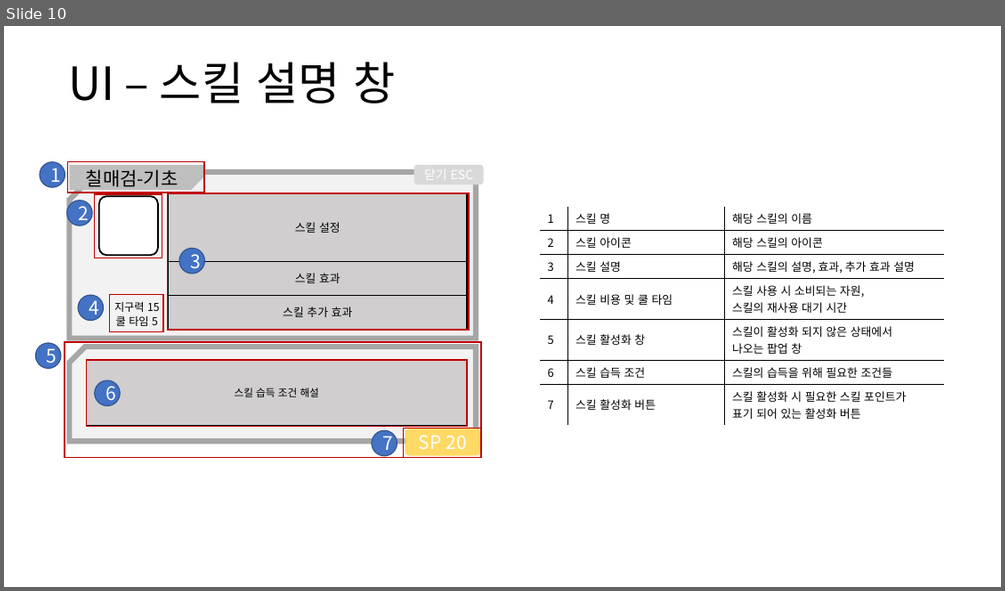
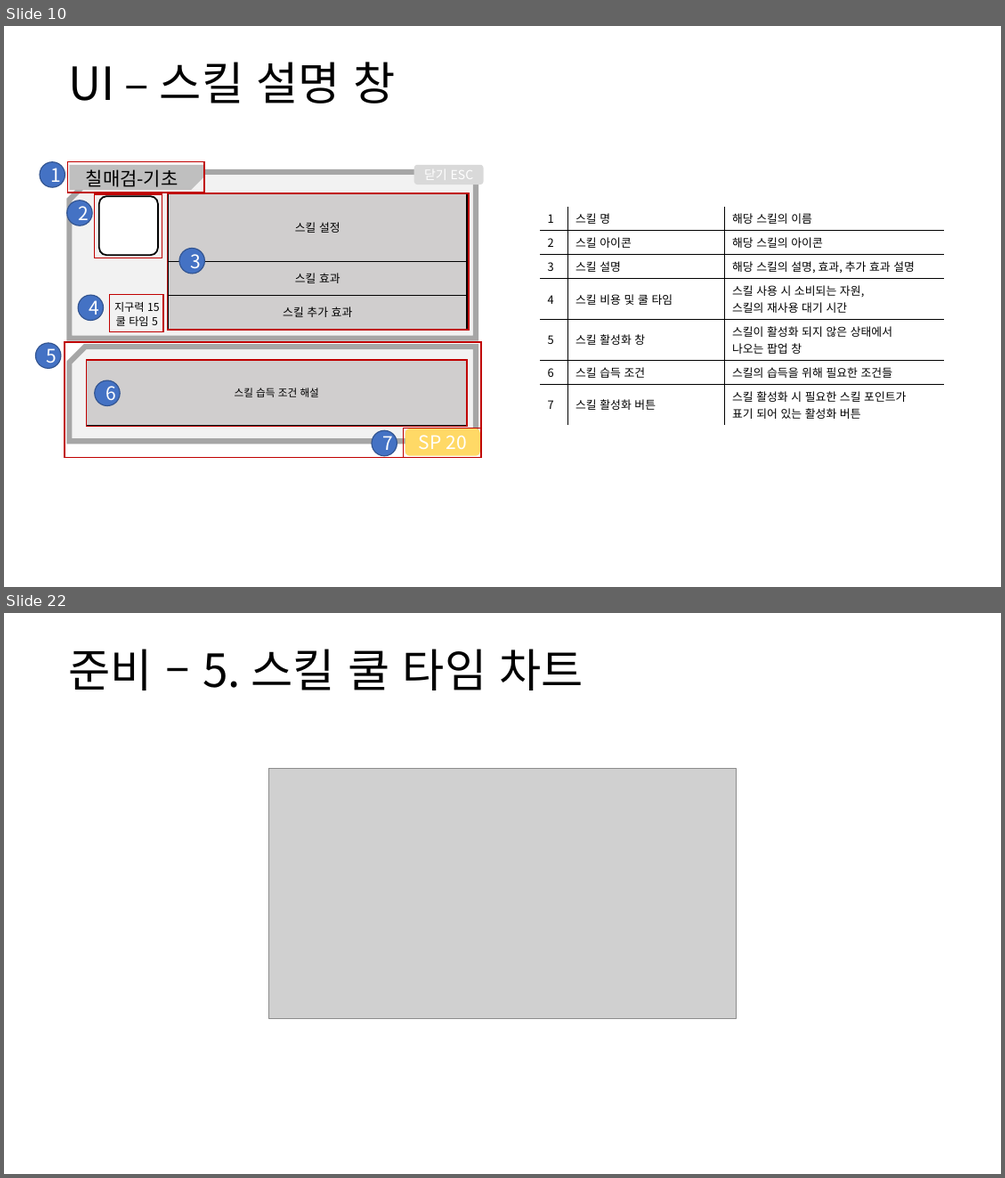
Before and after one commit to yjk0401/unityenginebasic_9th, a slide deck: 기획/방랑엽사전/스킬 시스템 기획서.pptx. Shown one above the other, each under a label of ours: slide 10 before the commit, slides 10 and 22 after it; the slides between them are not shown. The pictures are 1005x591 and 1005x1178 pixels, drawn with LibreOffice and Linux fonts; fonts in the diff are those of the drawing; grey boxes stand for pictures. Boxes give left, top, right and bottom in pixels: in the first picture for what was removed or moved away, otherwise in the second. Text is boxed around its words. In the diff, an @@ line names an element or a change of style, - is before the commit and + after.

```diff
--- a/기획/방랑엽사전/스킬 시스템 기획서.pptx
+++ b/기획/방랑엽사전/스킬 시스템 기획서.pptx
@@ slide 22 added at bbox=[4, 613, 1001, 1174], background #FFFFFF @@
@@ text added at bbox=[68, 649, 583, 690], 44 pt, text #000000 @@
+준비 – 5. 스킬 쿨 타임 차트
@@ picture added at bbox=[268, 769, 736, 1018] @@
```
Also in this commit, not shown: 2 slides changed, 13 other slides added, 11 other files.
